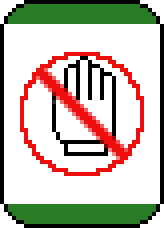
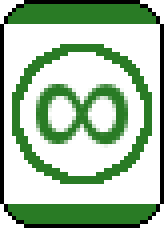
Two versions of the same layered image (164px x 228px). Layer-by-layer changes:
hid "No ring" over [20, 52, 144, 176]
hid "Hand" over [52, 56, 116, 156]
added layer "∞" above "Ring" over [36, 84, 128, 148]
added layer "Ring" above "Color bands" over [12, 44, 152, 184]
